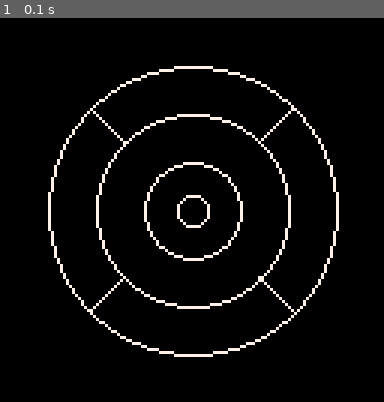
Above: before the commit, frame 1.
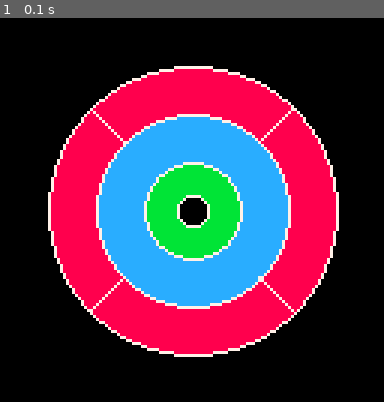
Above: after the commit, the same moment.

Repository: ryanzbone/pico8-crokinole
Game: PICO-8 cartridge crok.p8
The game is run twice, just before and just after one commit, with the same random seed, the same clock (stepped at 60 frames per second) and the same inputs.
Inputs:
- Up to frame 1 (0.1 s): no input

The runs differ from the first frame. In frame 1, 41% of the frame differs, in the area x 13-88%, y 13-88%.

Commit message:
add board colors

Diff:
--- a/gameloop.lua
+++ b/gameloop.lua
@@ -6,7 +6,6 @@
 end
 
 function _draw()
--- Clear the screen
 -- Clear the screen
 cls()
 
@@ -18,6 +17,21 @@
 local boardRadius = 4 * scalingFactor
 local middleCircleRadius = 8 * scalingFactor
 local centerHoleRadius = 1.375 * scalingFactor
+
+-- Draw the outer filled circle in red
+circfill(64, 64, outerCircleRadius, 8)  -- Color 8 is red
+
+
+-- Draw the middle filled circle in blue
+circfill(64, 64, middleCircleRadius, 12)  -- Color 12 is blue
+
+-- Draw the board filled circle in green
+
+circfill(64, 64, boardRadius, 11)  -- Color 11 is green
+
+-- Draw the inner filled circle (center hole) in black
+circfill(64, 64, centerHoleRadius, 0)  -- Color 0 is black
+
 
 -- Draw the outer circle
 circ(64, 64, outerCircleRadius, 7)
